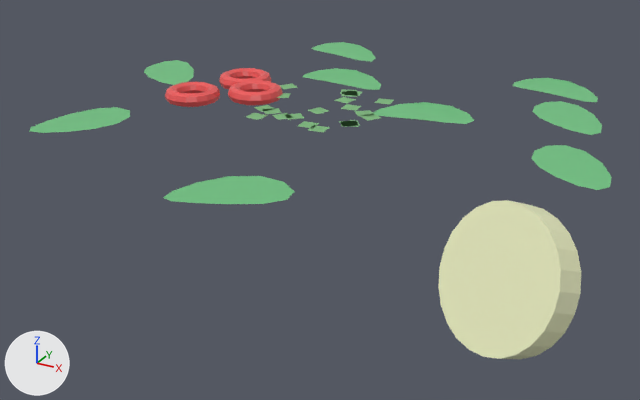
An edit to the glTF model game/assets/models/food/FOOD_pho_herb_garnish.glb, drawn before and after from the same camera.
One viewpoint serves both versions: a camera (50 mm lens) standing at (0.222, -0.407, 0.38) and looking at (0.009, -0.019, 0.186). The axes (+X, +Y, +Z) are drawn at lower left. The lights are the same throughout. The first picture is the older version.

In view in the first picture: 'GarnishLayer'.
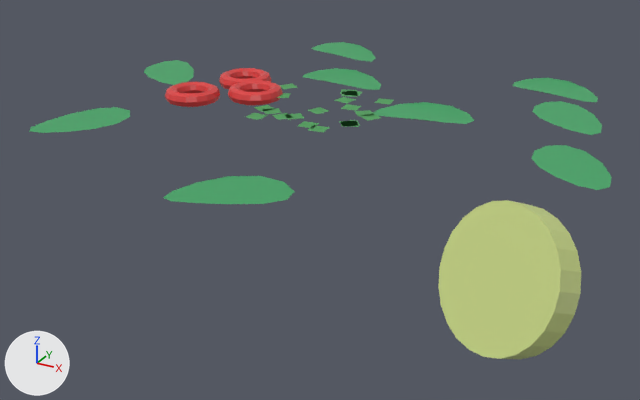
Boxes (x1, y1, x2, y2) around the edits, measured in the pictures (640 x 400 px):
'GarnishLayer', recoloured
    both: (29, 42, 612, 359)

The change, as a diff of the scene's bpy script:
```diff
--- a/game/assets/models/food/FOOD_pho_herb_garnish.glb.py
+++ b/game/assets/models/food/FOOD_pho_herb_garnish.glb.py
@@ mat_basilgreen @@
 mat_basilgreen = principled_material('BasilGreen')
-mat_basilgreen.base_color = (0.16, 0.55, 0.22)  # green #6fc481
+mat_basilgreen.base_color = (0.05, 0.38, 0.13)  # green #3fa665
 mat_basilgreen.roughness = 0.45
@@ mat_limepale @@
 mat_limepale = principled_material('LimePale')
-mat_limepale.base_color = (0.85, 0.88, 0.55)  # yellow #edf1c4
+mat_limepale.base_color = (0.6, 0.7, 0.25)  # green #cbda89
 mat_limepale.roughness = 0.4
```
